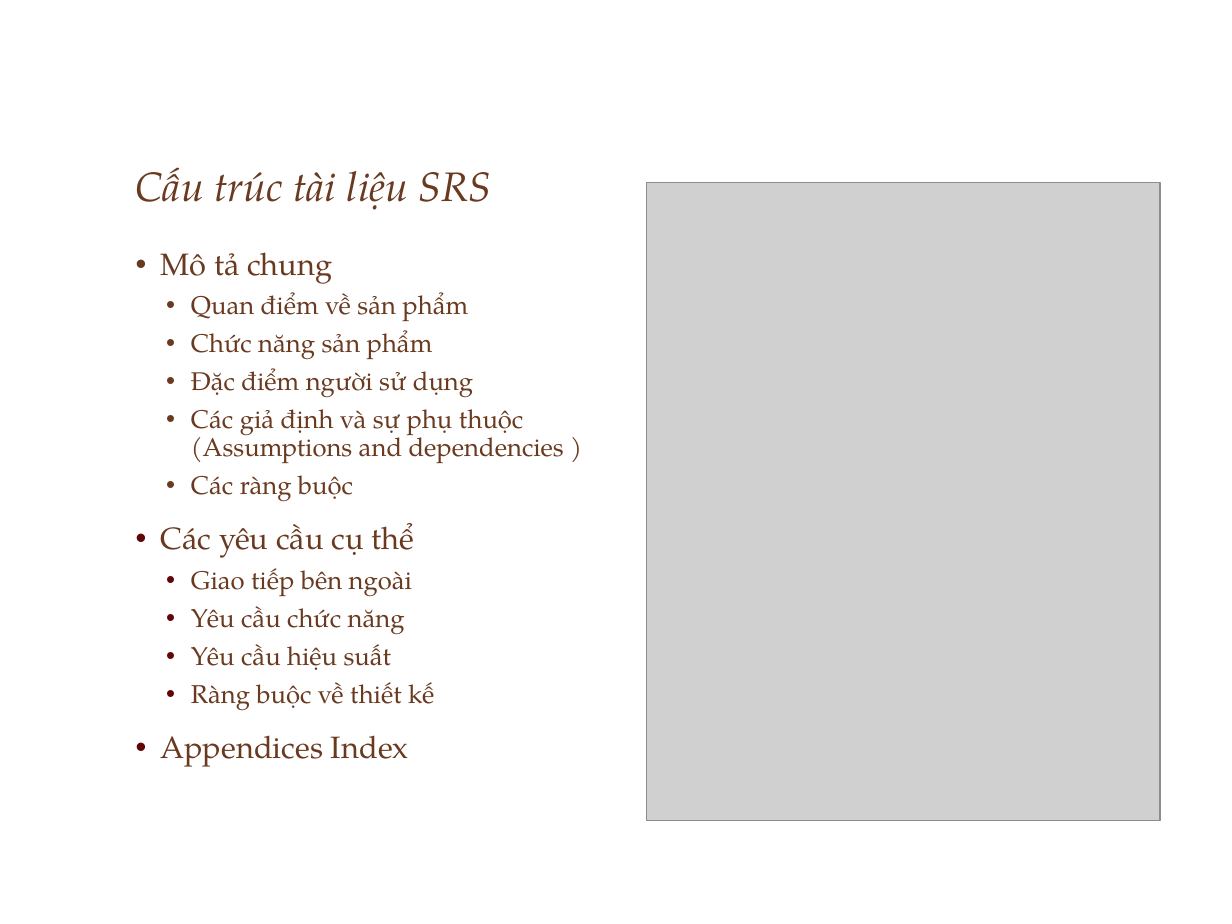
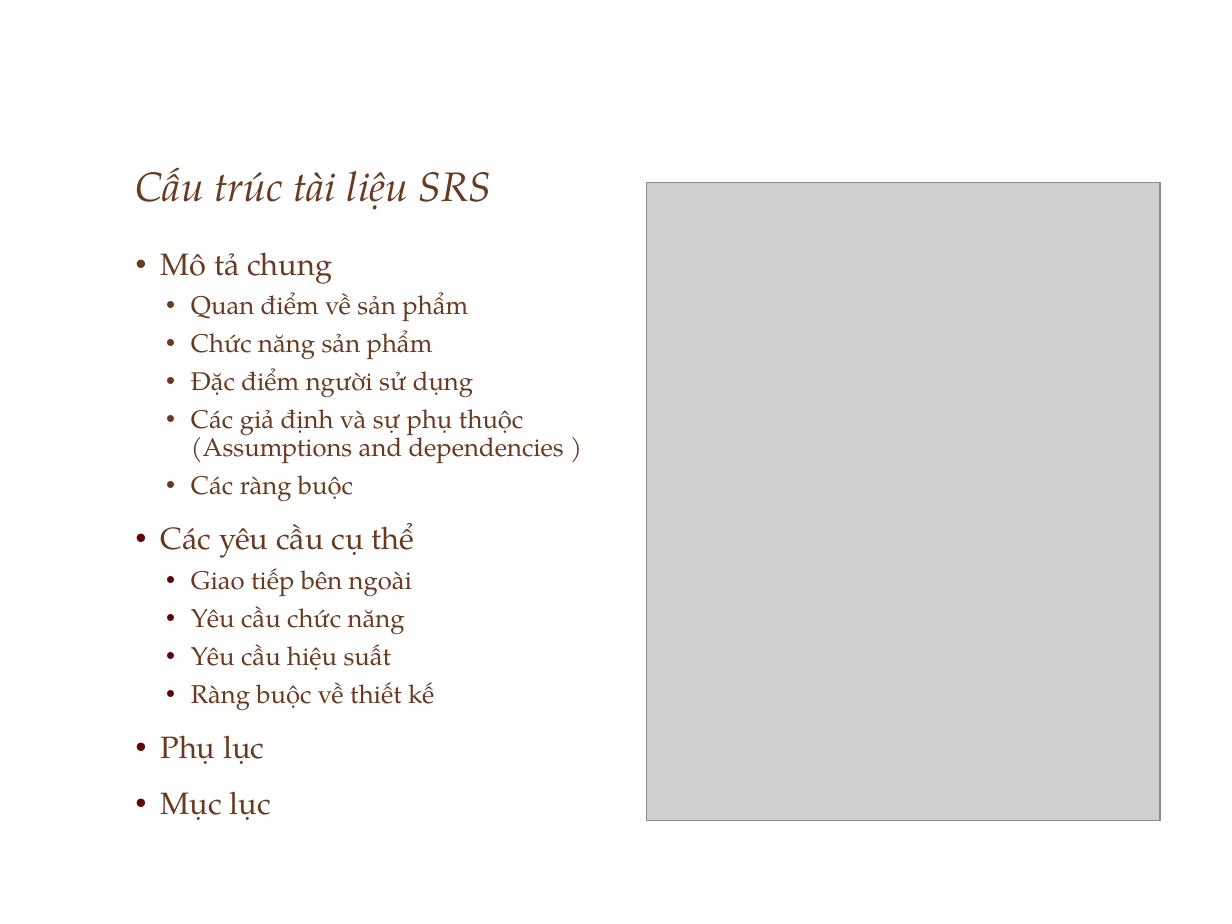
Before and after one commit to ChrisJamison/seminar_cnpm, a slide deck: slide 36 of Seminar/Software Requirement.pptx. Drawn at 1232x924 pixels with LibreOffice and Linux fonts; fonts in the diff are those of the drawing; grey boxes stand for pictures; background and template pictures are left out. Boxes give left, top, right and bottom in pixels: in the first picture for what was removed or moved away, otherwise in the second. Text is boxed around its words. In the diff, an @@ line names an element or a change of style, - is before the commit and + after.

```diff
--- a/Seminar/Software Requirement.pptx
+++ b/Seminar/Software Requirement.pptx
@@ text at [160, 735, 271, 820]: text changed @@
-• Appendices Index
+• Phụ lục
+• Mục lục
```
Also in this commit, not shown: 14 other slides changed, 7 slides added, 1 slide removed.
